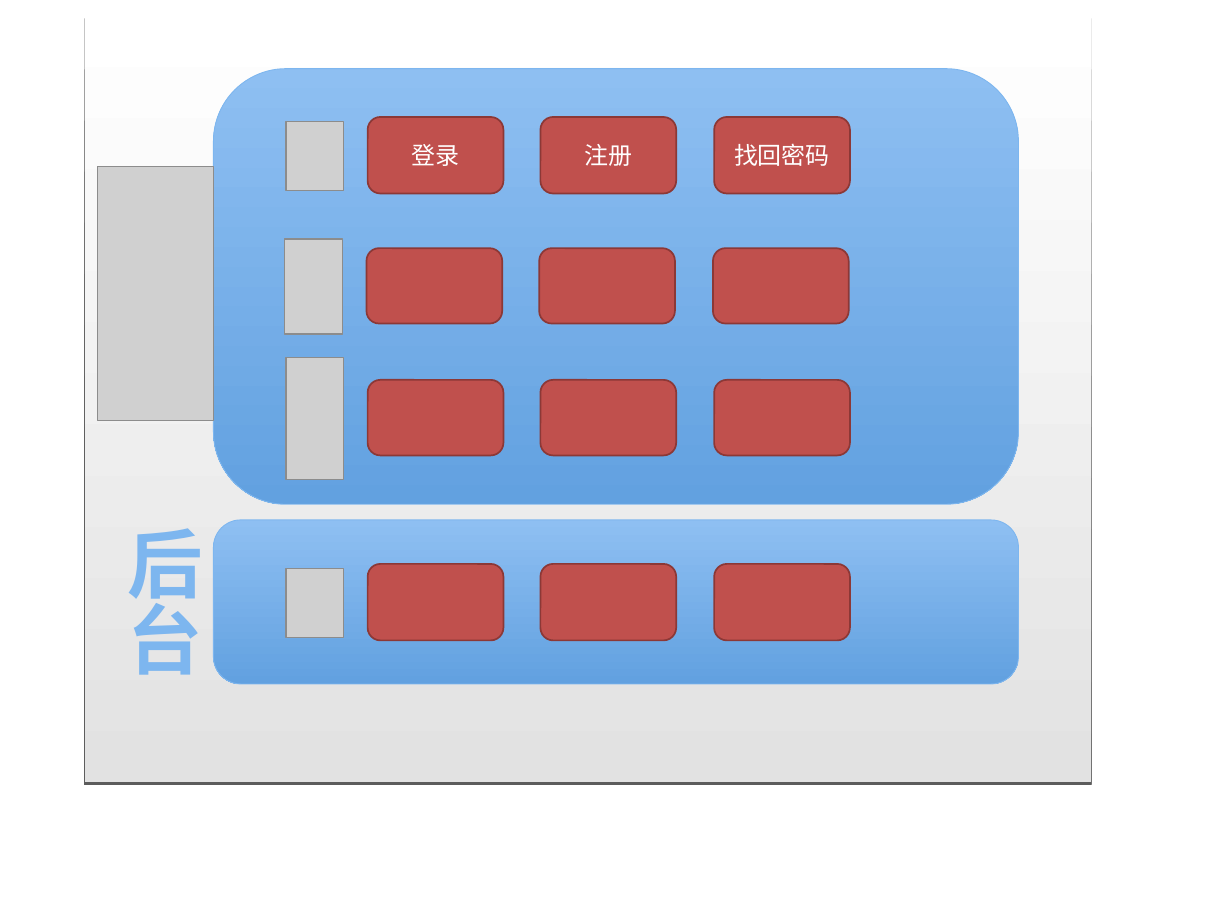
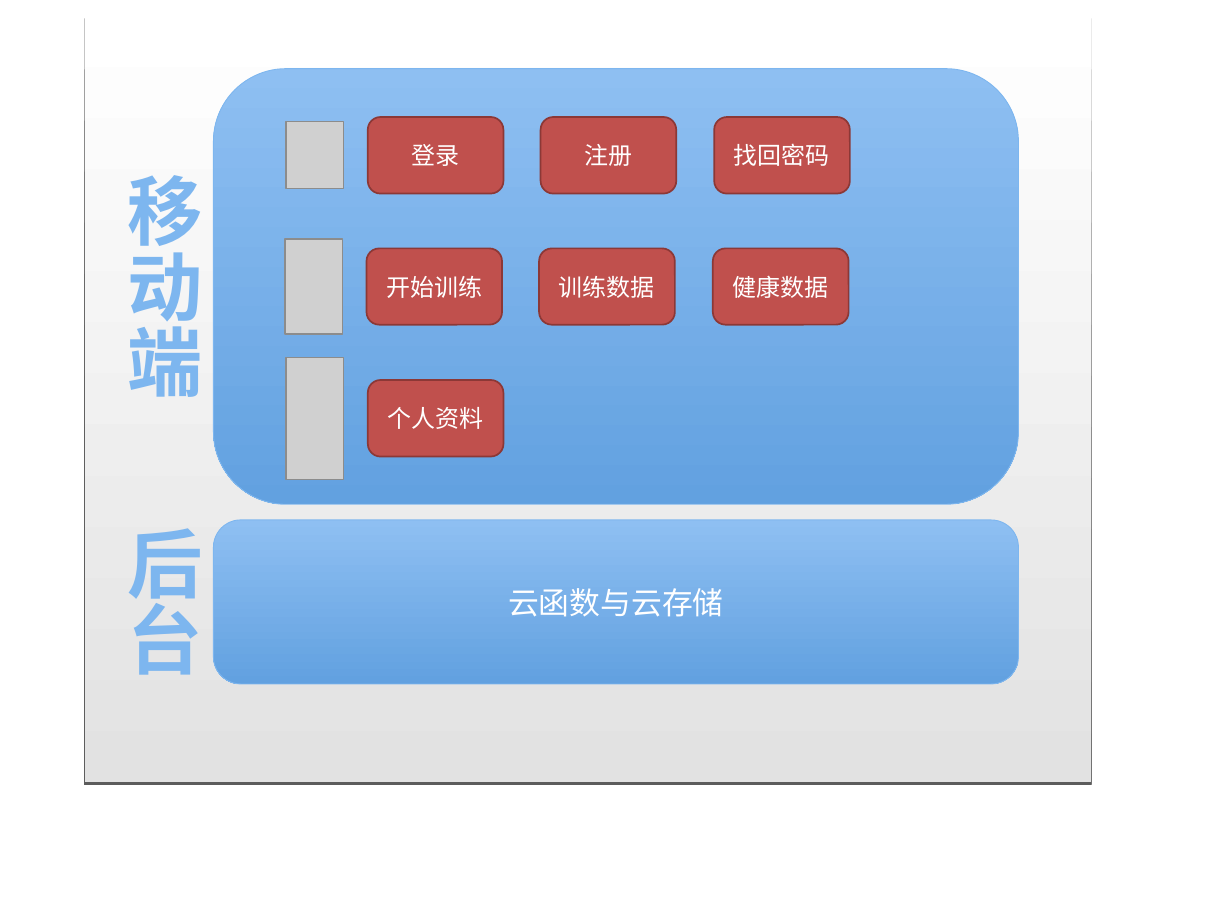
Before and after one commit to ovctekyang/eye, a slide deck: slide 1 of 调节力训练仪/App/调节力训练仪APP.ppt. Drawn at 1232x924 pixels with LibreOffice and Linux fonts; fonts in the diff are those of the drawing; grey boxes stand for pictures. Boxes give left, top, right and bottom in pixels: in the first picture for what was removed or moved away, otherwise in the second. Text is boxed around its words. In the diff, an @@ line names an element or a change of style, - is before the commit and + after.

```diff
--- a/调节力训练仪/App/调节力训练仪APP.ppt
+++ b/调节力训练仪/App/调节力训练仪APP.ppt
@@ picture removed at bbox=[97, 166, 213, 420] @@
@@ text added at bbox=[127, 175, 202, 397], 44 pt, text #7DB6EF, bold @@
+移动端
@@ text in rounded rectangle at bbox=[386, 276, 482, 298]: text added @@
+开始训练
@@ text in rounded rectangle at bbox=[559, 276, 655, 298]: text added @@
+训练数据
@@ text in rounded rectangle at bbox=[733, 276, 829, 298]: text added @@
+健康数据
@@ rounded rectangle removed at bbox=[541, 379, 676, 455] @@
@@ rounded rectangle removed at bbox=[715, 379, 850, 455] @@
@@ text in rounded rectangle at bbox=[388, 407, 484, 429]: text added @@
+个人资料
@@ group removed at bbox=[286, 564, 850, 641]: 3 rounded rectangles, 1 picture @@
@@ text in rounded rectangle at bbox=[508, 588, 724, 617]: text added @@
+云函数与云存储
```
Also in this commit, not shown: 2 other files.
